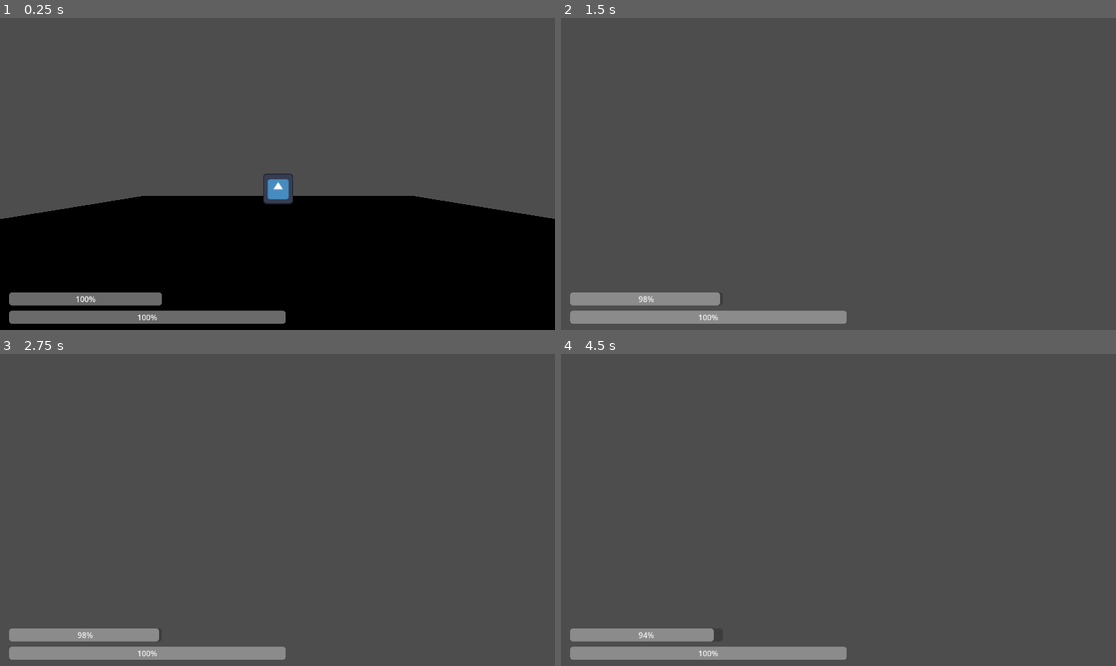
Above: before the commit, frames 1-4 (two rows, left to right).
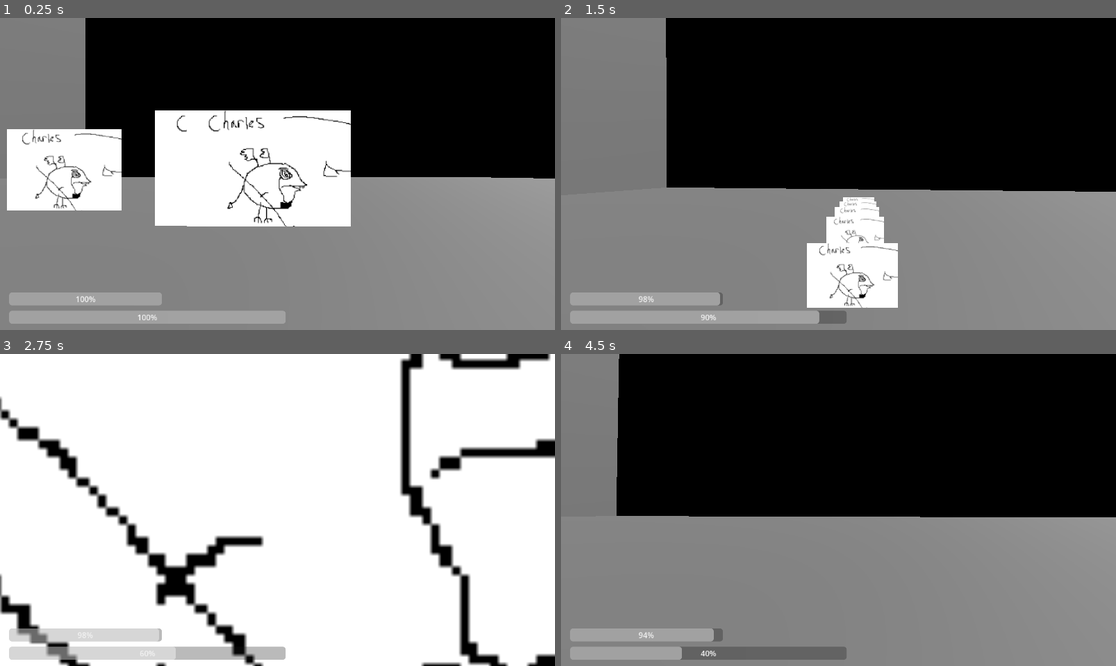
Above: after the commit, the same moments.

Repository: Duckayy/airborne
Game: Godot game, scene res://Player/Test plateform for player.tscn
Two runs of this game, one before a commit and one after it. Both use one fixed random seed, a clock stepped at 60 frames per second and the inputs below. The engine's default icon, where the game draws it, is replaced by a stand-in: a white triangle on a blue panel in a dark square.
Inputs (mouse positions are in pixels of both pictures, inside the frame that each line leads up to):
- Up to frame 1 (0.25 s): no input
- Up to frame 2 (1.5 s): move the mouse to (866, 174) at 0.52 s; hold W (Move Forward) from 0.53 s (still down); tap Ctrl (Crouch) at 0.6 s; click (866, 174) at 0.67 s; tap Space (Jump) at 0.77 s; move the mouse to (810, 174) at 1.27 s; tap Shift (Sprint) at 1.35 s
- Up to frame 3 (2.75 s): keep holding W (Move Forward); tap Space (Jump) at 1.52 s; move the mouse to (288, 503) at 2.02 s; tap Ctrl (Crouch) at 2.1 s
- Up to frame 4 (4.5 s): keep holding W (Move Forward); move the mouse to (832, 516) at 2.77 s; tap Shift (Sprint) at 2.85, 4.35 s; click (832, 516) at 2.92 s; tap Space (Jump) at 3.02, 3.77 s; move the mouse to (877, 513) at 3.52 s; tap Ctrl (Crouch) at 3.6 s; move the mouse to (794, 506) at 4.27 s

The runs differ from the first frame. In frame 1, 100% of the frame differs, in the area x 0-100%, y 0-100%; in frame 2, 97%; in frame 3, 99%; in frame 4, 98%.

Commit message:
Added charles to sprite and made walls for test platform

Diff:
--- a/airborne/EnemiesV2/EnemiesV2.tscn
+++ b/airborne/EnemiesV2/EnemiesV2.tscn
@@ -1,7 +1,7 @@
 [gd_scene format=3 uid="uid://rnbvfxgt5mew"]
 
 [ext_resource type="Script" uid="uid://bsi4vfoq1tvue" path="res://EnemiesV2/Enemey_Real.gd" id="1_yijlj"]
-[ext_resource type="Texture2D" uid="uid://doa3pn8od07es" path="res://icon.svg" id="2_fwpyi"]
+[ext_resource type="Texture2D" uid="uid://cuyocur8symkk" path="res://Screenshot 2026-06-08 031828.png" id="2_yijlj"]
 
 [sub_resource type="CapsuleShape3D" id="CapsuleShape3D_pyp5w"]
 
@@ -15,7 +15,7 @@
 
 [node name="Sprite3D" type="Sprite3D" parent="CharacterBody3D" unique_id=783669240]
 billboard = 1
-texture = ExtResource("2_fwpyi")
+texture = ExtResource("2_yijlj")
 
 [node name="NavigationAgent3D" type="NavigationAgent3D" parent="CharacterBody3D" unique_id=243977881]
 
--- a/airborne/Player/Test plateform for player.tscn
+++ b/airborne/Player/Test plateform for player.tscn
@@ -5,7 +5,27 @@
 
 [sub_resource type="BoxMesh" id="BoxMesh_et2tj"]
 
+[sub_resource type="ConcavePolygonShape3D" id="ConcavePolygonShape3D_et2tj"]
+data = PackedVector3Array(-0.5, 0.5, 0.5, 0.5, 0.5, 0.5, -0.5, -0.5, 0.5, 0.5, 0.5, 0.5, 0.5, -0.5, 0.5, -0.5, -0.5, 0.5, 0.5, 0.5, -0.5, -0.5, 0.5, -0.5, 0.5, -0.5, -0.5, -0.5, 0.5, -0.5, -0.5, -0.5, -0.5, 0.5, -0.5, -0.5, 0.5, 0.5, 0.5, 0.5, 0.5, -0.5, 0.5, -0.5, 0.5, 0.5, 0.5, -0.5, 0.5, -0.5, -0.5, 0.5, -0.5, 0.5, -0.5, 0.5, -0.5, -0.5, 0.5, 0.5, -0.5, -0.5, -0.5, -0.5, 0.5, 0.5, -0.5, -0.5, 0.5, -0.5, -0.5, -0.5, 0.5, 0.5, 0.5, -0.5, 0.5, 0.5, 0.5, 0.5, -0.5, -0.5, 0.5, 0.5, -0.5, 0.5, -0.5, 0.5, 0.5, -0.5, -0.5, -0.5, 0.5, 0.5, -0.5, 0.5, -0.5, -0.5, -0.5, 0.5, -0.5, 0.5, 0.5, -0.5, -0.5, -0.5, -0.5, -0.5)
+
+[sub_resource type="BoxMesh" id="BoxMesh_t7csg"]
+
 [sub_resource type="ConcavePolygonShape3D" id="ConcavePolygonShape3D_t7csg"]
+data = PackedVector3Array(-0.5, 0.5, 0.5, 0.5, 0.5, 0.5, -0.5, -0.5, 0.5, 0.5, 0.5, 0.5, 0.5, -0.5, 0.5, -0.5, -0.5, 0.5, 0.5, 0.5, -0.5, -0.5, 0.5, -0.5, 0.5, -0.5, -0.5, -0.5, 0.5, -0.5, -0.5, -0.5, -0.5, 0.5, -0.5, -0.5, 0.5, 0.5, 0.5, 0.5, 0.5, -0.5, 0.5, -0.5, 0.5, 0.5, 0.5, -0.5, 0.5, -0.5, -0.5, 0.5, -0.5, 0.5, -0.5, 0.5, -0.5, -0.5, 0.5, 0.5, -0.5, -0.5, -0.5, -0.5, 0.5, 0.5, -0.5, -0.5, 0.5, -0.5, -0.5, -0.5, 0.5, 0.5, 0.5, -0.5, 0.5, 0.5, 0.5, 0.5, -0.5, -0.5, 0.5, 0.5, -0.5, 0.5, -0.5, 0.5, 0.5, -0.5, -0.5, -0.5, 0.5, 0.5, -0.5, 0.5, -0.5, -0.5, -0.5, 0.5, -0.5, 0.5, 0.5, -0.5, -0.5, -0.5, -0.5, -0.5)
+
+[sub_resource type="BoxMesh" id="BoxMesh_7osof"]
+
+[sub_resource type="ConcavePolygonShape3D" id="ConcavePolygonShape3D_dfxfp"]
+data = PackedVector3Array(-0.5, 0.5, 0.5, 0.5, 0.5, 0.5, -0.5, -0.5, 0.5, 0.5, 0.5, 0.5, 0.5, -0.5, 0.5, -0.5, -0.5, 0.5, 0.5, 0.5, -0.5, -0.5, 0.5, -0.5, 0.5, -0.5, -0.5, -0.5, 0.5, -0.5, -0.5, -0.5, -0.5, 0.5, -0.5, -0.5, 0.5, 0.5, 0.5, 0.5, 0.5, -0.5, 0.5, -0.5, 0.5, 0.5, 0.5, -0.5, 0.5, -0.5, -0.5, 0.5, -0.5, 0.5, -0.5, 0.5, -0.5, -0.5, 0.5, 0.5, -0.5, -0.5, -0.5, -0.5, 0.5, 0.5, -0.5, -0.5, 0.5, -0.5, -0.5, -0.5, 0.5, 0.5, 0.5, -0.5, 0.5, 0.5, 0.5, 0.5, -0.5, -0.5, 0.5, 0.5, -0.5, 0.5, -0.5, 0.5, 0.5, -0.5, -0.5, -0.5, 0.5, 0.5, -0.5, 0.5, -0.5, -0.5, -0.5, 0.5, -0.5, 0.5, 0.5, -0.5, -0.5, -0.5, -0.5, -0.5)
+
+[sub_resource type="BoxMesh" id="BoxMesh_7hshd"]
+
+[sub_resource type="ConcavePolygonShape3D" id="ConcavePolygonShape3D_7osof"]
+data = PackedVector3Array(-0.5, 0.5, 0.5, 0.5, 0.5, 0.5, -0.5, -0.5, 0.5, 0.5, 0.5, 0.5, 0.5, -0.5, 0.5, -0.5, -0.5, 0.5, 0.5, 0.5, -0.5, -0.5, 0.5, -0.5, 0.5, -0.5, -0.5, -0.5, 0.5, -0.5, -0.5, -0.5, -0.5, 0.5, -0.5, -0.5, 0.5, 0.5, 0.5, 0.5, 0.5, -0.5, 0.5, -0.5, 0.5, 0.5, 0.5, -0.5, 0.5, -0.5, -0.5, 0.5, -0.5, 0.5, -0.5, 0.5, -0.5, -0.5, 0.5, 0.5, -0.5, -0.5, -0.5, -0.5, 0.5, 0.5, -0.5, -0.5, 0.5, -0.5, -0.5, -0.5, 0.5, 0.5, 0.5, -0.5, 0.5, 0.5, 0.5, 0.5, -0.5, -0.5, 0.5, 0.5, -0.5, 0.5, -0.5, 0.5, 0.5, -0.5, -0.5, -0.5, 0.5, 0.5, -0.5, 0.5, -0.5, -0.5, -0.5, 0.5, -0.5, 0.5, 0.5, -0.5, -0.5, -0.5, -0.5, -0.5)
+
+[sub_resource type="BoxMesh" id="BoxMesh_7tmux"]
+
+[sub_resource type="ConcavePolygonShape3D" id="ConcavePolygonShape3D_tqbij"]
 data = PackedVector3Array(-0.5, 0.5, 0.5, 0.5, 0.5, 0.5, -0.5, -0.5, 0.5, 0.5, 0.5, 0.5, 0.5, -0.5, 0.5, -0.5, -0.5, 0. …(500 unchanged characters)…
 
 [node name="TestPlateformForPlayer" type="Node3D" unique_id=1289584808]
@@ -13,15 +33,89 @@
 [node name="StaticBody3D" type="StaticBody3D" parent="." unique_id=973353890]
 
 [node name="MeshInstance3D" type="MeshInstance3D" parent="StaticBody3D" unique_id=701210309]
-transform = Transform3D(20, 0, 0, 0, 1, 0, 0, 0, 20, 0, 0, 0)
+transform = Transform3D(200, 0, 0, 0, 1, 0, 0, 0, 200, 0, 0, 0)
 mesh = SubResource("BoxMesh_et2tj")
 
-[node name="CollisionShape3D" type="CollisionShape3D" parent="StaticBody3D" unique_id=1011394599]
-transform = Transform3D(20, 0, 0, 0, 1, 0, 0, 0, 20, 0, 0, 0)
-shape = SubResource("ConcavePolygonShape3D_t7csg")
+[node name="CollisionShape3D" type="CollisionShape3D" parent="StaticBody3D" unique_id=1056203512]
+transform = Transform3D(200, 0, 0, 0, 1, 0, 0, 0, 200, 0, 0, 0)
+shape = SubResource("ConcavePolygonShape3D_et2tj")
 
 [node name="EnemiesV2" parent="." unique_id=730054890 instance=ExtResource("2_et2tj")]
 transform = Transform3D(1, 0, 0, 0, 1, 0, 0, 0, 1, 0, 1.8647635, 4.913553)
 
 [node name="Player2" parent="." unique_id=61944695 instance=ExtResource("1_f0ew4")]
 transform = Transform3D(-0.9999947, 0, -0.0032638572, 0, 1, 0, 0.0032638572, 0, -0.9999947, 0, 1.5881703, -5.424842)
+
+[node name="StaticBody3D2" type="StaticBody3D" parent="." unique_id=1828699135]
+transform = Transform3D(1, 0, 0, 0, 1, 0, 0, 0, 1, 0, 50, 100)
+
+[node name="MeshInstance3D" type="MeshInstance3D" parent="StaticBody3D2" unique_id=187257056]
+transform = Transform3D(200, 0, 0, 0, 100, 0, 0, 0, 1, 0, 0, 0)
+mesh = SubResource("BoxMesh_t7csg")
+
+[node name="CollisionShape3D" type="CollisionShape3D" parent="StaticBody3D2" unique_id=1051454850]
+transform = Transform3D(200, 0, 0, 0, 100, 0, 0, 0, 1, 0, 0, 0)
+shape = SubResource("ConcavePolygonShape3D_t7csg")
+
+[node name="StaticBody3D3" type="StaticBody3D" parent="." unique_id=547532666]
+transform = Transform3D(1, 0, 0, 0, 1, 0, 0, 0, 1, -100, 50, 0)
+
+[node name="MeshInstance3D" type="MeshInstance3D" parent="StaticBody3D3" unique_id=1901051106]
+transform = Transform3D(1, 0, 0, 0, 100, 0, 0, 0, 200, 0, 0, 0)
+mesh = SubResource("BoxMesh_7osof")
+
+[node name="CollisionShape3D" type="CollisionShape3D" parent="StaticBody3D3" unique_id=327039760]
+transform = Transform3D(1, 0, 0, 0, 100, 0, 0, 0, 200, 0, 0, 0)
+shape = SubResource("ConcavePolygonShape3D_dfxfp")
+
+[node name="StaticBody3D4" type="StaticBody3D" parent="." unique_id=1783929431]
+transform = Transform3D(1, 0, 0, 0, 1, 0, 0, 0, 1, 100, 50, 0)
+
+[node name="MeshInstance3D" type="MeshInstance3D" parent="StaticBody3D4" unique_id=1814738538]
+transform = Transform3D(1, 0, 0, 0, 100, 0, 0, 0, 200, 0, 0, 0)
+mesh = SubResource("BoxMesh_7hshd")
+
+[node name="CollisionShape3D" type="CollisionShape3D" parent="StaticBody3D4" unique_id=114832911]
+transform = Transform3D(1, 0, 0, 0, 100, 0, 0, 0, 200, 0, 0, 0)
+shape = SubResource("ConcavePolygonShape3D_7osof")
+
+[node name="StaticBody3D5" type="StaticBody3D" parent="." unique_id=1741787372]
+transform = Transform3D(1, 0, 0, 0, 1, 0, 0, 0, 1, 0, 50, -100)
+
+[node name="MeshInstance3D" type="MeshInstance3D" parent="StaticBody3D5" unique_id=1487925030]
+transform = Transform3D(200, 0, 0, 0, 100, 0, 0, 0, 1, 0, 0, 0)
+mesh = SubResource("BoxMesh_7tmux")
+
+[node name="CollisionShape3D" type="CollisionShape3D" parent="StaticBody3D5" unique_id=284364867]
+transform = Transform3D(200, 0, 0, 0, 100, 0, 0, 0, 1, 0, 0, 0)
+shape = SubResource("ConcavePolygonShape3D_tqbij")
+
+[node name="DirectionalLight3D" type="DirectionalLight3D" parent="." unique_id=890886357]
+transform = Transform3D(0.008253574, -0.7838279, -0.6209233, 0.23437394, -0.6021314, 0.7632212, -0.9721114, -0.1518275, 0.17873906, 130.82254, 116.4144, 0)
+
+[node name="EnemiesV3" parent="." unique_id=2131282674 instance=ExtResource("2_et2tj")]
+transform = Transform3D(1, 0, 0, 0, 1, 0, 0, 0, 1, 10.594868, 1.8647635, 4.913553)
+
+[node name="EnemiesV4" parent="." unique_id=2022174593 instance=ExtResource("2_et2tj")]
+transform = Transform3D(1, 0, 0, 0, 1, 0, 0, 0, 1, 0, 1.8647635, 4.913553)
+
+[node name="EnemiesV2" parent="EnemiesV4" unique_id=1050029583 instance=ExtResource("2_et2tj")]
+transform = Transform3D(1, 0, 0, 0, 1, 0, 0, 0, 1, 0, 1.8647635, 4.913553)
+
+[node name="EnemiesV2" parent="EnemiesV4/EnemiesV2" unique_id=88493598 instance=ExtResource("2_et2tj")]
+transform = Transform3D(1, 0, 0, 0, 1, 0, 0, 0, 1, 0, 1.8647635, 4.913553)
+
+[node name="EnemiesV2" parent="EnemiesV4/EnemiesV2/EnemiesV2" unique_id=473406187 instance=ExtResource("2_et2tj")]
+transform = Transform3D(1, 0, 0, 0, 1, 0, 0, 0, 1, 0, 1.8647635, 4.913553)
+
+[node name="EnemiesV2" parent="EnemiesV4/EnemiesV2/EnemiesV2/EnemiesV2" unique_id=2073538026 instance=ExtResource("2_et2tj")]
+transform = Transform3D(1, 0, 0, 0, 1, 0, 0, 0, 1, 0, 1.8647635, 4.913553)
+
+[node name="EnemiesV2" parent="EnemiesV4/EnemiesV2/EnemiesV2/EnemiesV2/EnemiesV2" unique_id=40128853 instance=ExtResource("2_et2tj")]
+transform = Transform3D(1, 0, 0, 0, 1, 0, 0, 0, 1, 0, 1.8647635, 4.913553)
+
+[node name="EnemiesV2" parent="EnemiesV4/EnemiesV2/EnemiesV2/EnemiesV2/EnemiesV2/EnemiesV2" unique_id=788287882 instance=ExtResource("2_et2tj")]
+transform = Transform3D(1, 0, 0, 0, 1, 0, 0, 0, 1, 0, 1.8647635, 4.913553)
+
+[node name="EnemiesV2" parent="EnemiesV4/EnemiesV2/EnemiesV2/EnemiesV2/EnemiesV2/EnemiesV2/EnemiesV2" unique_id=445901441 instance=ExtResource("2_et2tj")]
+transform = Transform3D(1, 0, 0, 0, 1, 0, 0, 0, 1, 0, 1.8647635, 4.913553)
Binary file added: airborne/Screenshot 2026-06-08 031828.png
Not shown, added: airborne/Screenshot 2026-06-08 031828.png.import
Not shown, added: airborne/desktop.ini
